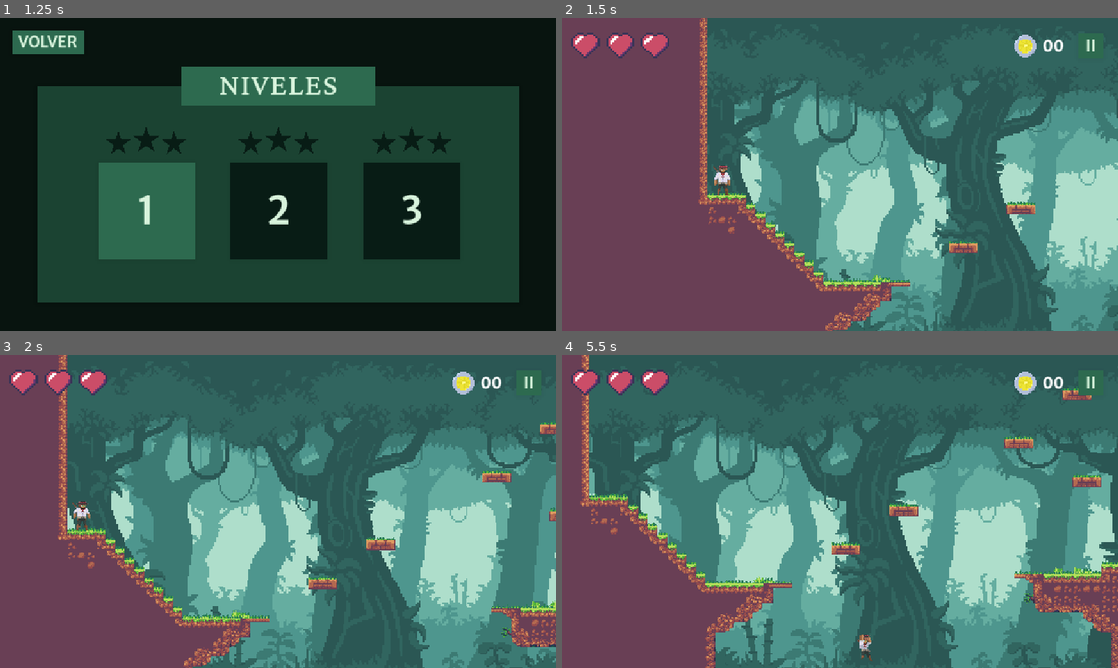
Above: before the commit, frames 1-4 (two rows, left to right).
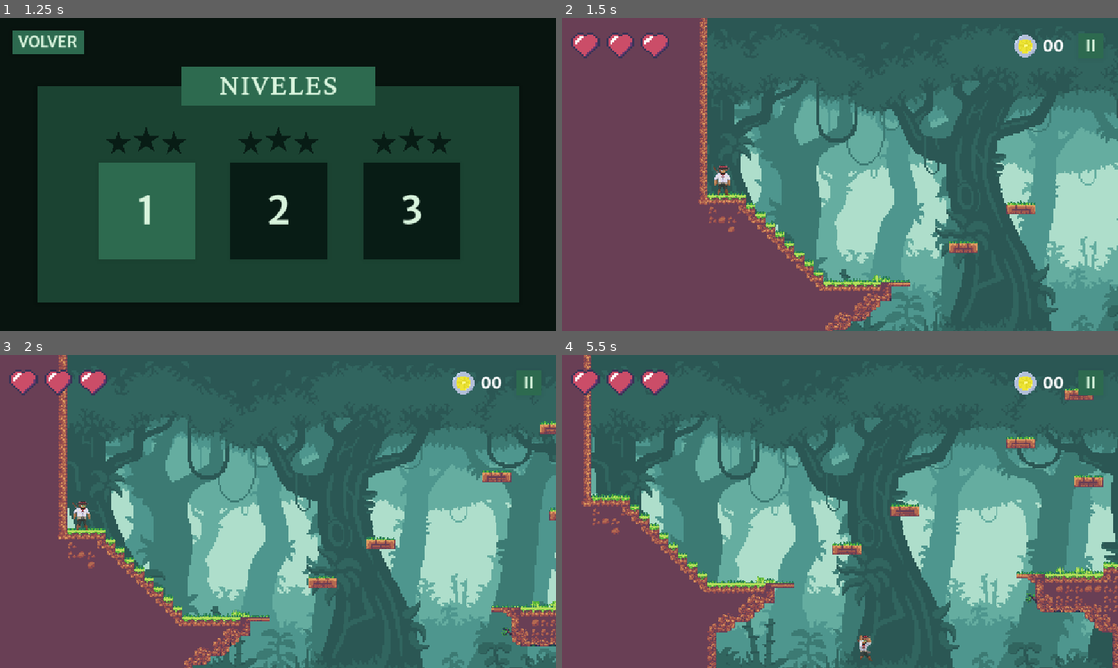
Above: after the commit, the same moments.

Repository: LYoshi02/TP-Videojuegos
Game: Godot game, scene res://pantallas/menu_principal/menu_principal.tscn
The game is run twice, just before and just after one commit, with the same random seed, the same clock (stepped at 60 frames per second) and the same inputs.
Inputs (mouse positions are in pixels of both pictures, inside the frame that each line leads up to):
- Up to frame 1 (1.25 s): click "NIVELES" at 0.5 s
- Up to frame 2 (1.5 s): click "1" at 1.25 s
- Up to frame 3 (2 s): no input
- Up to frame 4 (5.5 s): move the mouse to (962, 495) at 2.02 s; press the mouse at (962, 495) at 2.03 s; hold D (derecha) 2.03-3.53 s; tap W (salto) at 2.27, 3.02, 4.52, 5.27 s; move the mouse to (728, 527) at 2.77 s; release the mouse at (728, 527) at 2.78 s; click (728, 527) at 2.85 s; move the mouse to (895, 442) at 3.52 s; press the mouse at (895, 442) at 3.53 s; hold A (izquierda) 3.53-4.28 s; move the mouse to (812, 574) at 4.27 s; release the mouse at (812, 574) at 4.28 s; hold D (derecha) from 4.28 s (still down); click (812, 574) at 4.35 s; move the mouse to (1006, 558) at 5.02 s; press the mouse at (1006, 558) at 5.03 s

Frame 1 is identical in both runs. In frame 2, 0.5% of the frame differs, in the area x 24-86%, y 0-100%; in frame 3, 2.0%; in frame 4, 8.2%, in the area x 3-100%, y 0-100%.

Commit message:
ajustar hitbox del personaje

Diff:
--- a/juego/personaje/personaje.tscn
+++ b/juego/personaje/personaje.tscn
@@ -164,8 +164,8 @@
 "speed": 12.0
 }]
 
-[sub_resource type="CapsuleShape2D" id="CapsuleShape2D_nmoq4"]
-radius = 8.0
+[sub_resource type="RectangleShape2D" id="RectangleShape2D_ikvdb"]
+size = Vector2(15, 28)
 
 [sub_resource type="RectangleShape2D" id="RectangleShape2D_whg8i"]
 size = Vector2(16, 25)
@@ -179,8 +179,8 @@
 autoplay = "idle"
 
 [node name="CollisionShape2D" type="CollisionShape2D" parent="."]
-position = Vector2(0, 3)
-shape = SubResource("CapsuleShape2D_nmoq4")
+position = Vector2(-0.5, 3.5)
+shape = SubResource("RectangleShape2D_ikvdb")
 
 [node name="AreaAtaque" type="Area2D" parent="."]
 monitorable = false
